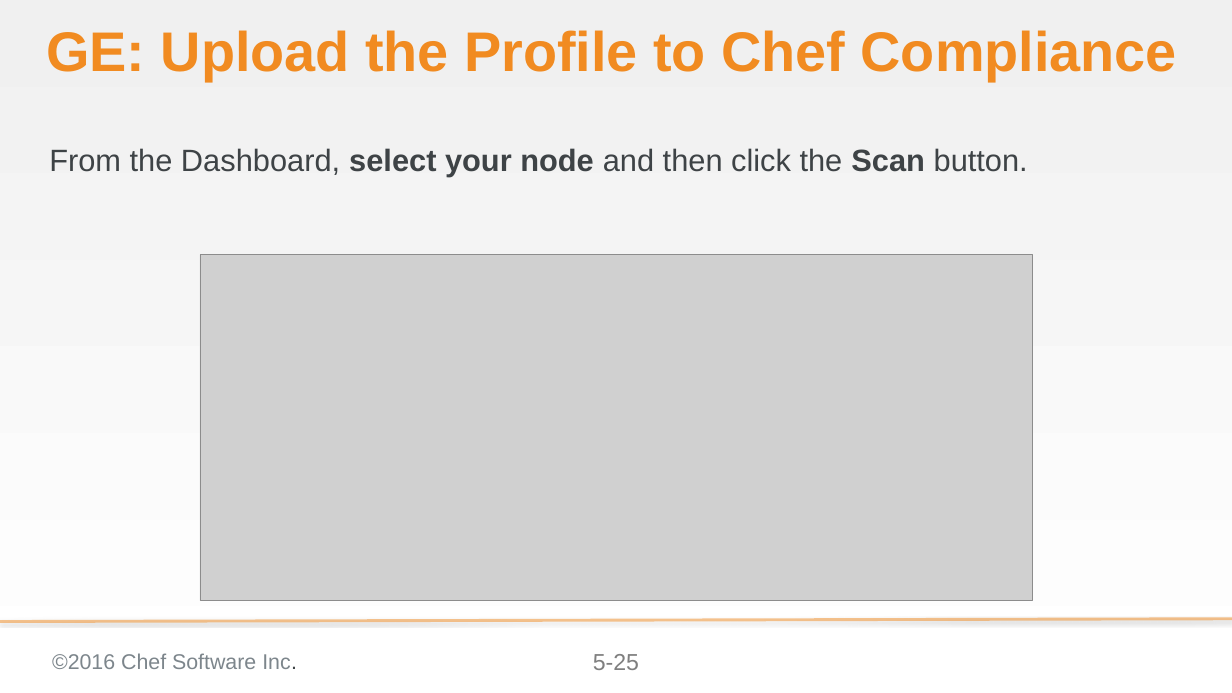
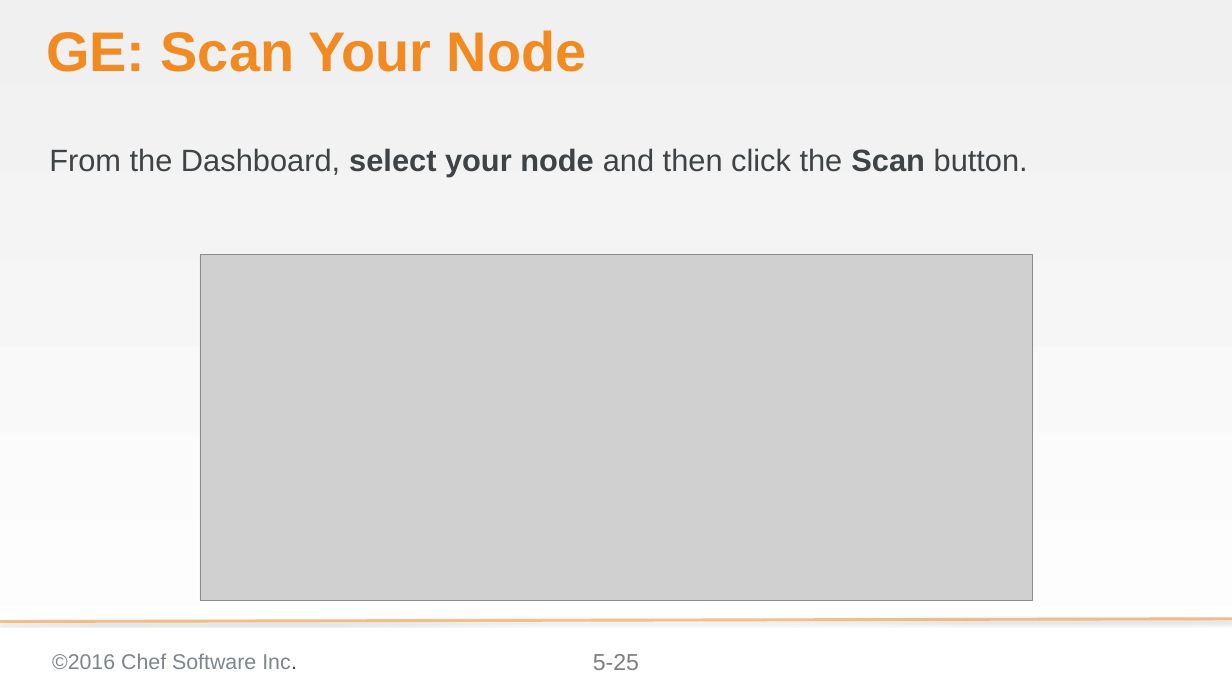
Before and after one commit to bchamby/chef-compliance-installation-configuration-operation, a slide deck: slide 25 of 05-creating-custom-profiles.pptx. Drawn at 1232x693 pixels with LibreOffice and Linux fonts; fonts in the diff are those of the drawing; grey boxes stand for pictures; background and template pictures are left out. Boxes give left, top, right and bottom in pixels: in the first picture for what was removed or moved away, otherwise in the second. Text is boxed around its words. In the diff, an @@ line names an element or a change of style, - is before the commit and + after.

Commit message:
Update creating custom profiles
* Update objective:  'Use InSpec...' not 'Using InSpec...'
* Spell out 'command line interface'
* Change the header of the slide for creating the profile directory
* Change the header of the slide when creating the metadata.rb file, use 'Creat
e' instead of 'Creating'
* Downloading the zipped profile and uploading it are two different objectives
* Align the output of the zip command
* Correct the title of the slide when re-scanning the node 'Scan Your Node' ins
tead of 'Upload the Profile to Chef Compliance'

```diff
--- a/05-creating-custom-profiles.pptx
+++ b/05-creating-custom-profiles.pptx
@@ title at box(46, 30, 586, 72): text changed @@
-GE: Upload the Profile to Chef Compliance
+GE: Scan Your Node
```
Also in this commit, not shown: 5 other slides changed.
